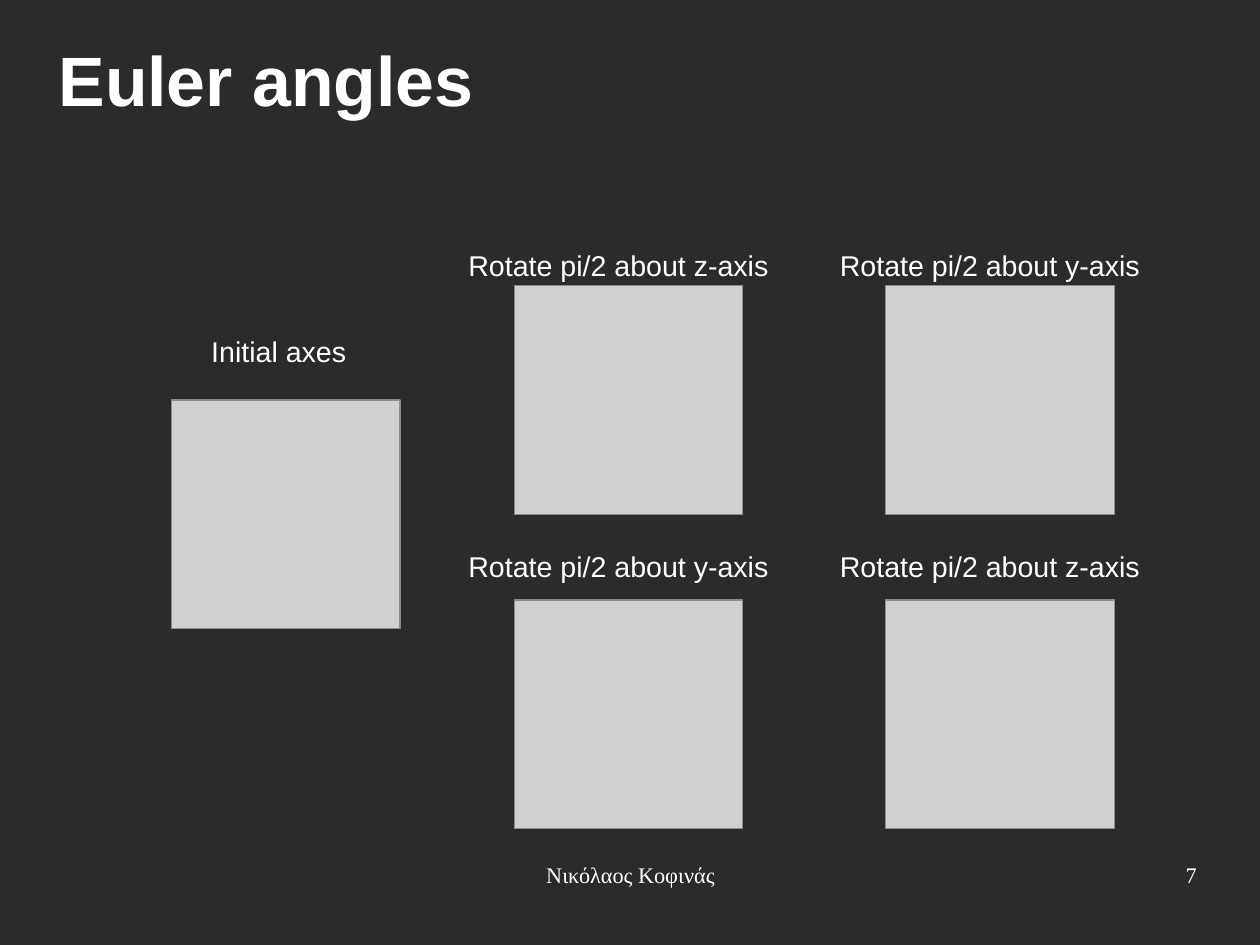
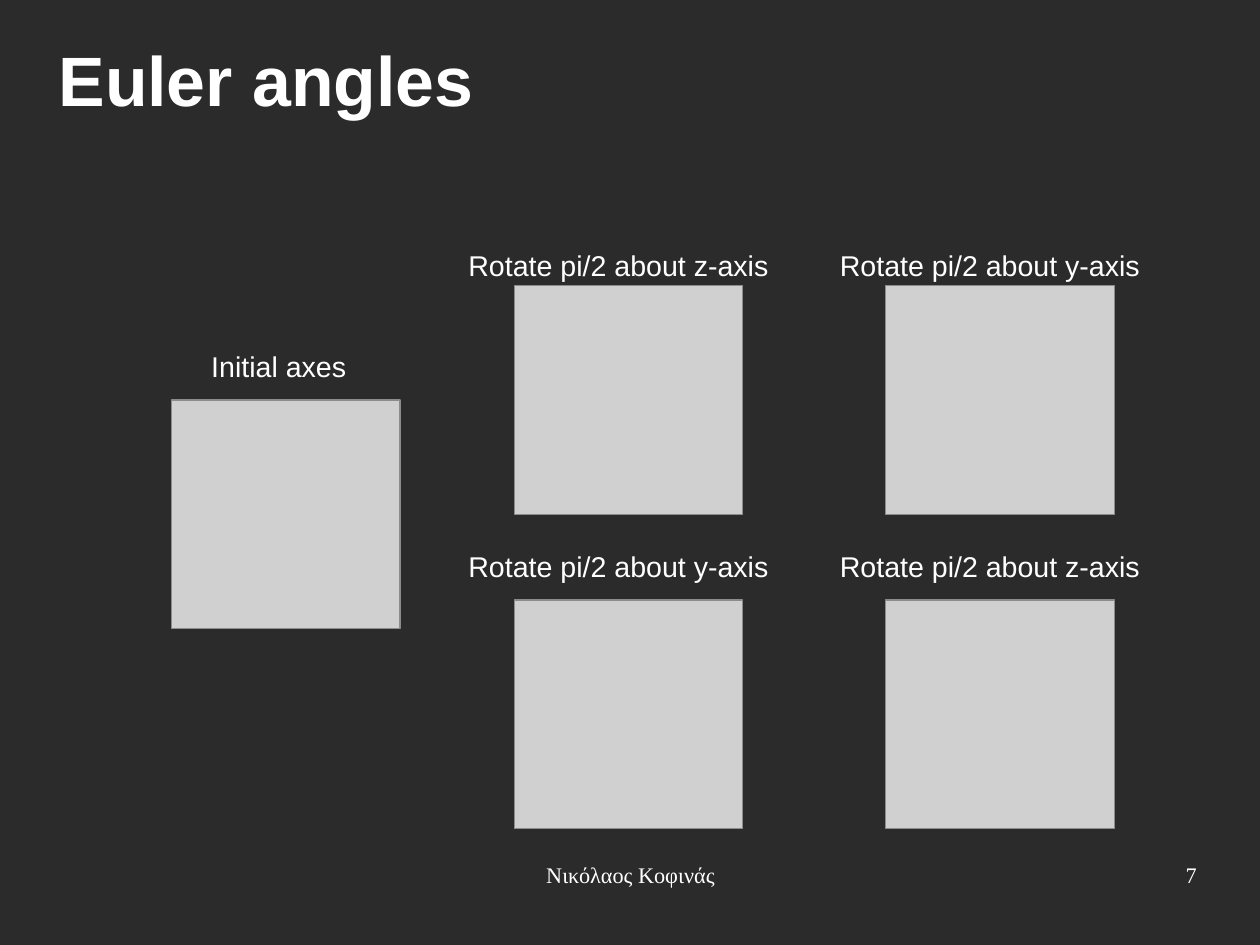
Before and after one commit to eldr4d/MyThesis, a slide deck: slide 7 of presentation.odp. Drawn at 1260x945 pixels with LibreOffice and Linux fonts; fonts in the diff are those of the drawing; grey boxes stand for pictures; background and template pictures are left out; a plain dark background stands for a picture behind light text. Boxes give left, top, right and bottom in pixels: in the first picture for what was removed or moved away, otherwise in the second. Text is boxed around its words. In the diff, an @@ line names an element or a change of style, - is before the commit and + after.

```diff
--- a/presentation.odp
+++ b/presentation.odp
@@ text "Initial axes": place and size @@
-text "Initial axes" at [211, 341, 346, 363]
+text "Initial axes" at [211, 356, 346, 378]
```
Also in this commit, not shown: 17 other slides changed, 5 slides added, 2 slides removed.
